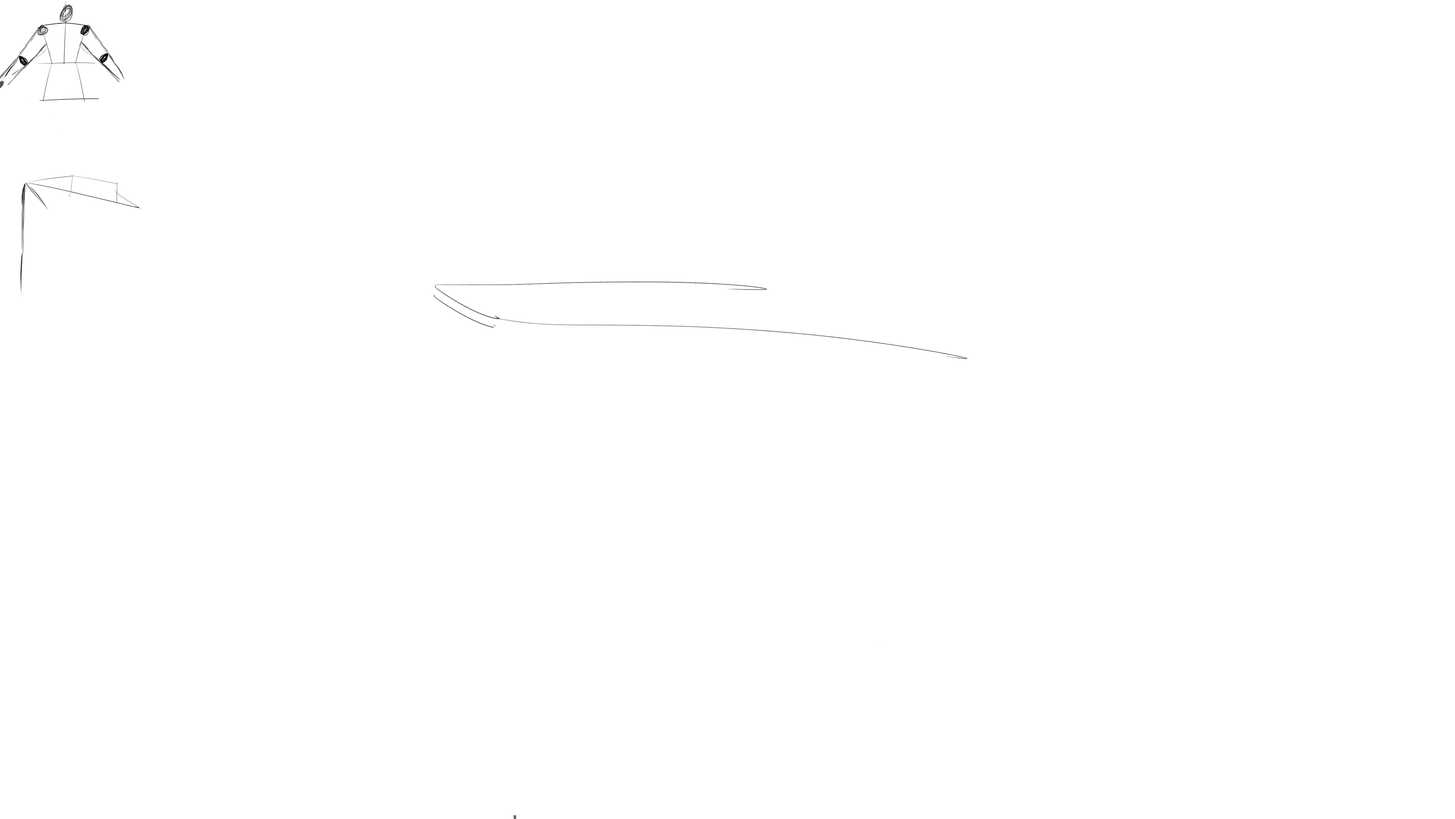
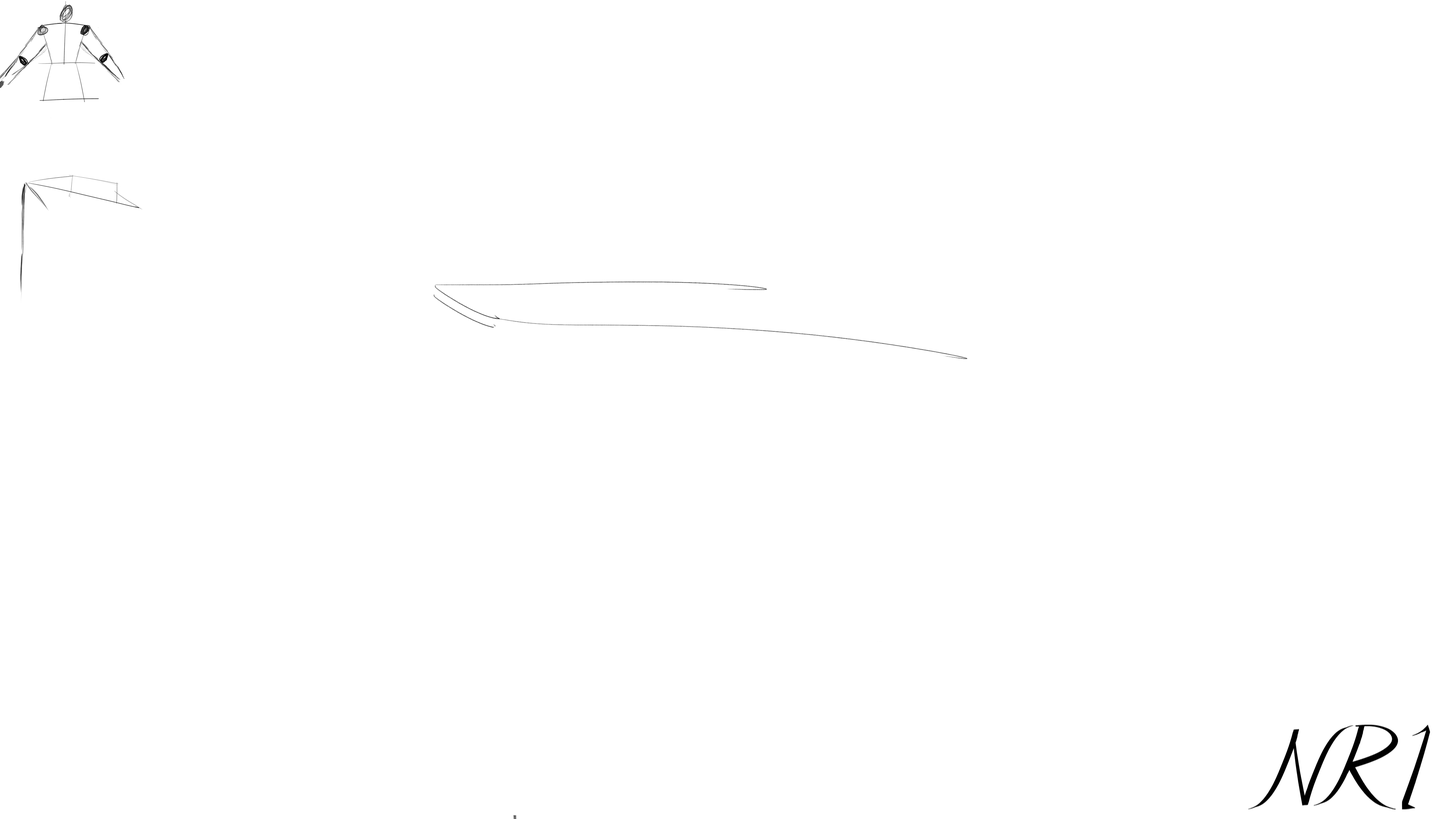
Before/after of a 1455x819 layered artwork. What changed in the layer stack:
added group "logo" with 3 layers above "Background" over left=1248, top=724, right=1431, bottom=810
added layer "R" in group "logo" over left=1314, top=724, right=1399, bottom=810
added layer "1" in group "logo" over left=1402, top=724, right=1431, bottom=810
added layer "n1" in group "logo" over left=1248, top=724, right=1354, bottom=810
